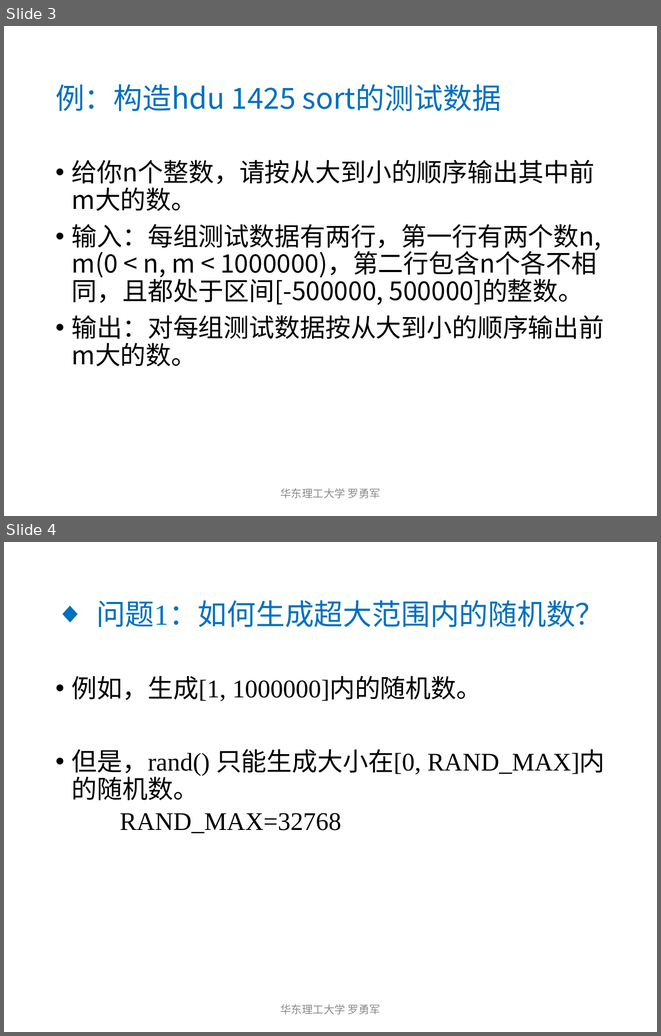
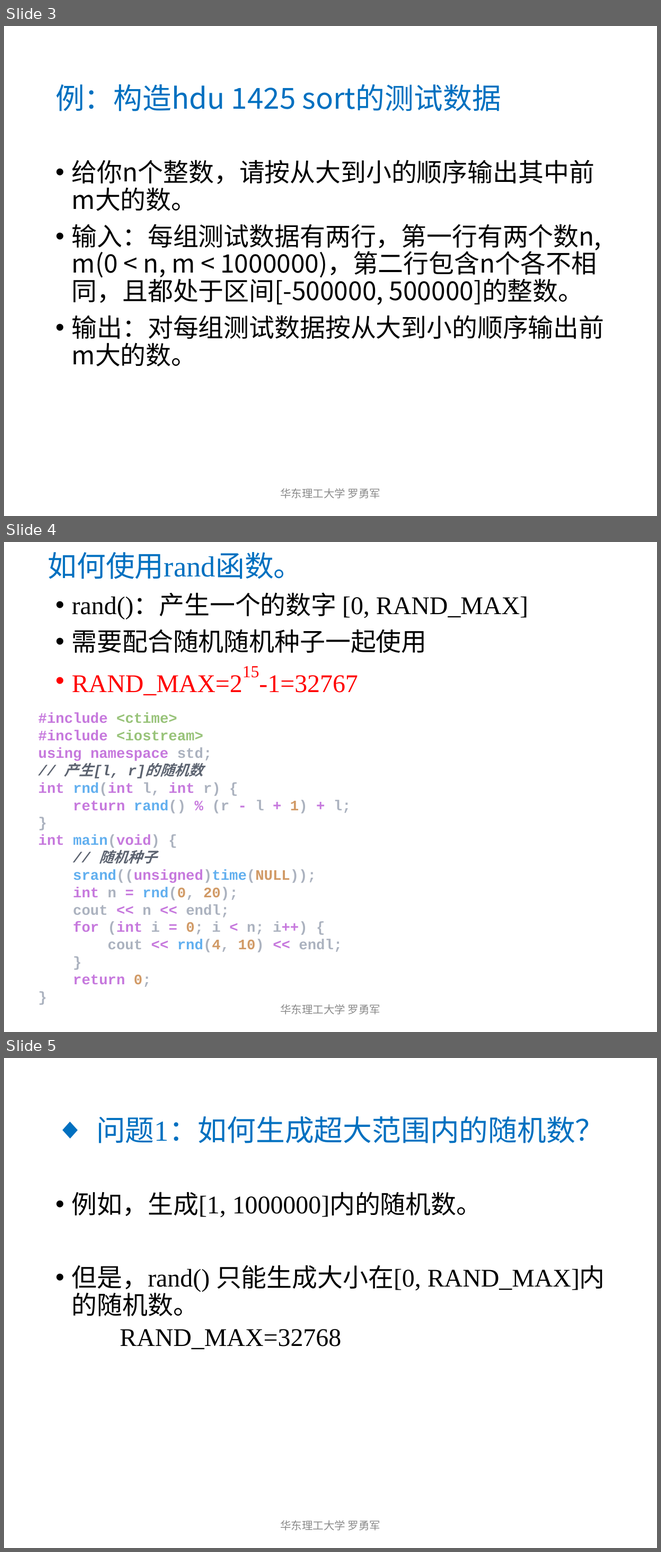
Before and after one commit to nbutacm/NBUTACM, a slide deck: 2018级/2019年暑期集训/测试数据与对拍.pptx. Shown one above the other, each under a label of ours: slides 3 and 4 before the commit, slides 3, 4 and 5 after it. The pictures are 661x1036 and 661x1552 pixels, drawn with LibreOffice and Linux fonts; fonts in the diff are those of the drawing. Boxes give left, top, right and bottom in pixels: in the first picture for what was removed or moved away, otherwise in the second. Text is boxed around its words. In the diff, an @@ line names an element or a change of style, - is before the commit and + after.

Commit message:
update 随机测试 增加mt19937

```diff
--- a/2018级/2019年暑期集训/测试数据与对拍.pptx
+++ b/2018级/2019年暑期集训/测试数据与对拍.pptx
@@ slide 4 added at (x1=4, y1=542, x2=657, y2=1032), background #FFFFFF @@
@@ title added at (x1=48, y1=552, x2=303, y2=579), 32 pt, text #0070C0 @@
+如何使用rand函数。
@@ text added at (x1=72, y1=594, x2=528, y2=696), 28 pt, text #000000 @@
+• rand()：产生一个的数字 [0, RAND_MAX]
+• 需要配合随机随机种子一起使用
+• RAND_MAX=215-1=32767
@@ text added at (x1=38, y1=713, x2=351, y2=987), 16 pt, text #C678DD, bold @@
+#include <ctime>
+#include <iostream>
+using namespace std;
+// 产生[l, r]的随机数
+int rnd(int l, int r) {
+return rand() % (r - l + 1) + l;
+}
+int main(void) {
+// 随机种子
+srand((unsigned)time(NULL));
+int n = rnd(0, 20);
+cout << n << endl;
+for (int i = 0; i < n; i++) {
+cout << rnd(4, 10) << endl;
+}
+return 0;
+}
@@ text added at (x1=280, y1=1004, x2=381, y2=1014), 12 pt, text #8C8C8C @@
+华东理工大学 罗勇军
@@ what was slide 4 is now slide 5 @@
```
Also in this commit, not shown: 2 slides changed, 3 other slides added, 1 other file.
